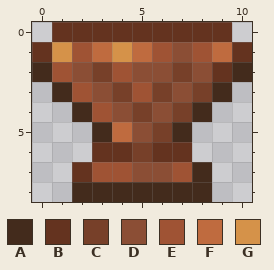
Edited in one commit: pixel-art sprite (Content/Underground/Pottery/BronzePots.png). This is how it looked before the edit.
The file is 22x18 pixels, drawn in blocks of 2x2; one block is one cell here.
Palette (. is transparent): A #432b1c  B #64331f  C #774029  D #8b4e35  E #9f5334  F #bf6b3f  G #d59249
Pixels before, first column x 0:
0 .BBBBBBBBB.
1 BGEFGFEDEFB
2 AEDCEDDCDBA
3 .AEDCECDCA.
4 ..AEDCDCA..
5 ...AFDCA...
6 ...BBCBB...
7 ..BEEDDEA..
8 ..AAAAAAA..
The result:
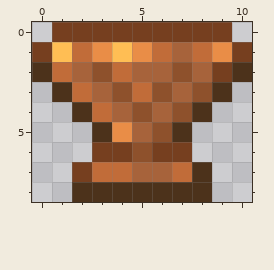
The commit says: Update pot gen
The exact change:
colour A: #432b1c -> #4c321b
colour B: #64331f -> #763f1f
colour C: #774029 -> #8e512c
colour D: #8b4e35 -> #a7633b
colour E: #9f5334 -> #c16c39
colour F: #bf6b3f -> #e98d47
colour G: #d59249 -> #ffbe54
Pixel boxes of the changes (left, top, right, bottom) in both pictures:
changed: (32, 22, 252, 202)
